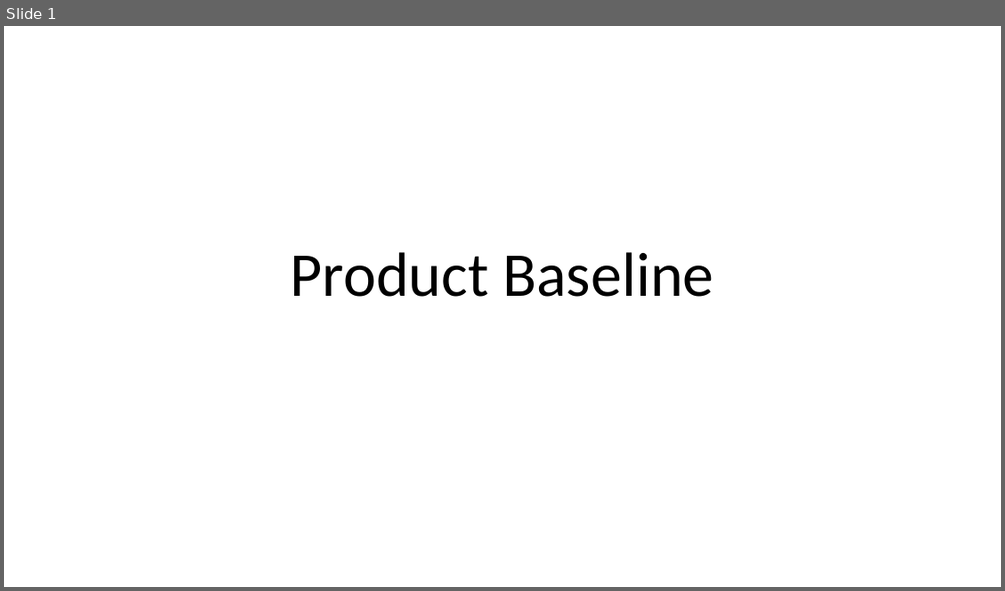
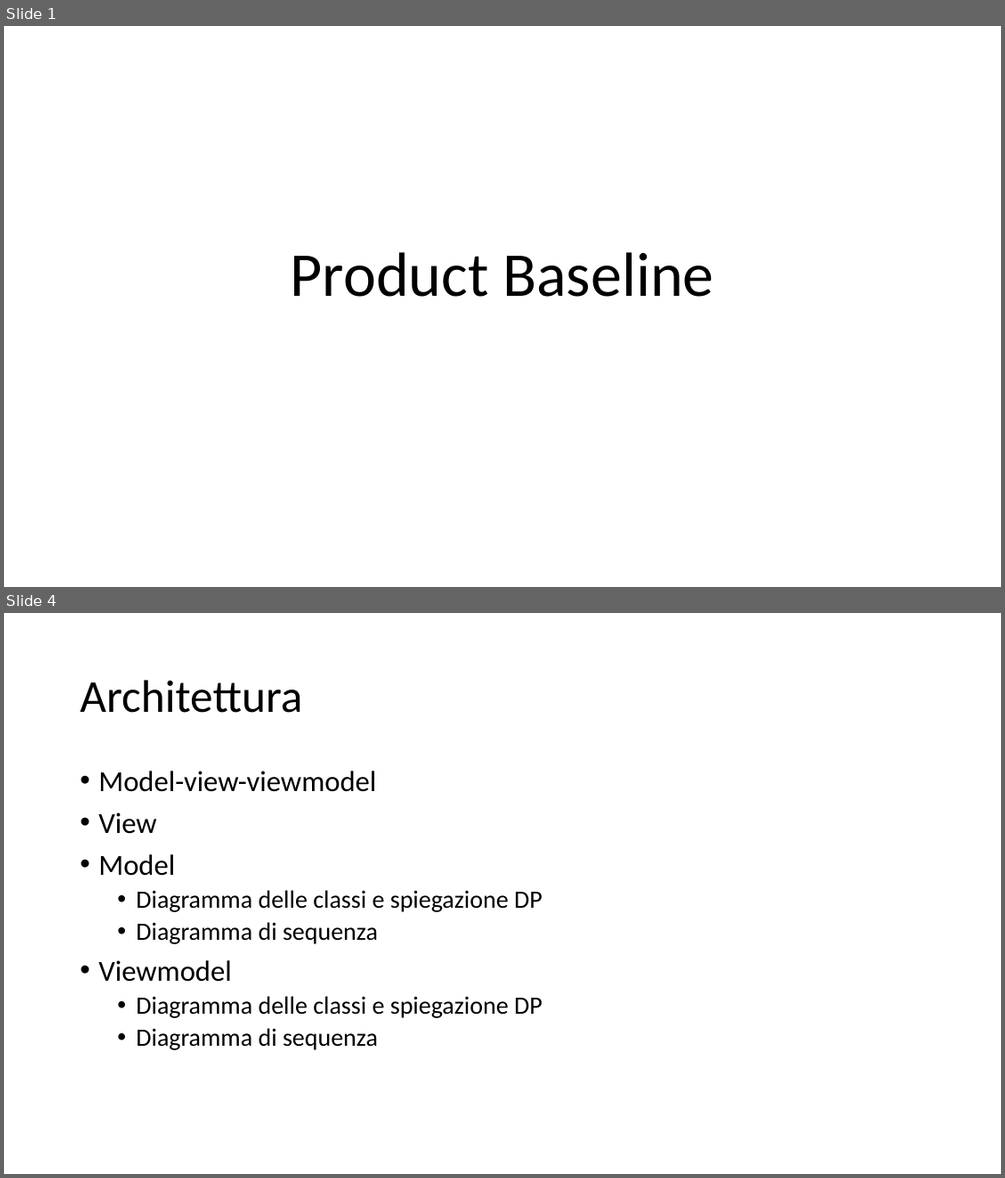
Before and after one commit to Italiaracerx/progettoSWE, a slide deck: Presentazioni/Presentazioni PB/Presentazione PB.pptx. Shown one above the other, each under a label of ours: slide 1 before the commit, slides 1 and 4 after it; the slides between them are not shown. The pictures are 1005x591 and 1005x1178 pixels, drawn with LibreOffice and Linux fonts; fonts in the diff are those of the drawing. Boxes give left, top, right and bottom in pixels: in the first picture for what was removed or moved away, otherwise in the second. Text is boxed around its words. In the diff, an @@ line names an element or a change of style, - is before the commit and + after.

```diff
--- a/Presentazioni/Presentazioni PB/Presentazione PB.pptx
+++ b/Presentazioni/Presentazioni PB/Presentazione PB.pptx
@@ slide 4 added at box(4, 613, 1001, 1174), background #FFFFFF @@
@@ title added at box(80, 680, 302, 713), 44 pt, text #000000 @@
+Architettura
@@ text added at box(98, 771, 542, 1050), 24 pt, text #000000 @@
+• Model-view-viewmodel
+• View
+• Model
+  • Diagramma delle classi e spiegazione DP
+  • Diagramma di sequenza
+• Viewmodel
+  • Diagramma delle classi e spiegazione DP
+  • Diagramma di sequenza
```
Also in this commit, not shown: 1 slide changed, 11 other slides added, 2 slides removed, 17 other files.
